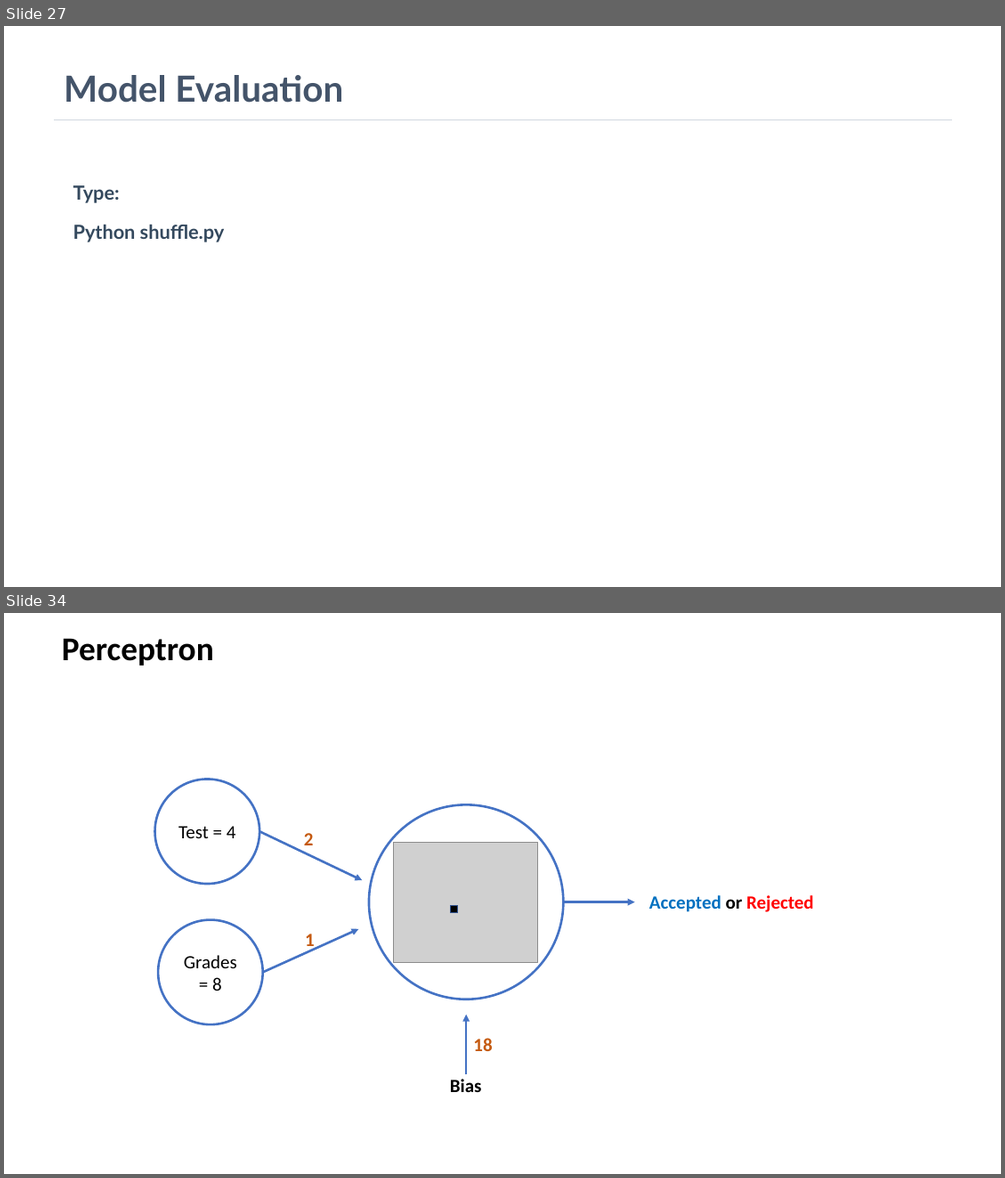
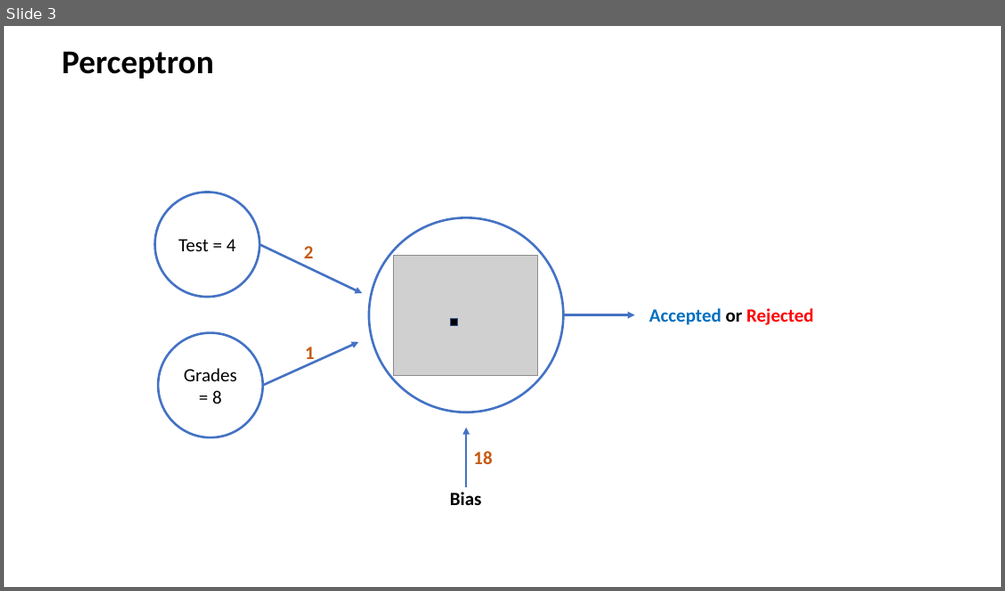
Before and after one commit to humayun/dl-dataday-workshop, a slide deck: DataDay_Workshop.pptx. Shown one above the other, each under a label of ours: slides 27 and 34 before the commit, slide 3 after it; the slides between them are not shown. The pictures are 1005x1178 and 1005x591 pixels, drawn with LibreOffice and Linux fonts; fonts in the diff are those of the drawing; grey boxes stand for pictures. Boxes give left, top, right and bottom in pixels: in the first picture for what was removed or moved away, otherwise in the second. Text is boxed around its words. In the diff, an @@ line names an element or a change of style, - is before the commit and + after.

```diff
--- a/DataDay_Workshop.pptx
+++ b/DataDay_Workshop.pptx
@@ slide 27 removed at bbox=[4, 26, 1001, 587], background #FFFFFF @@
@@ title removed at bbox=[64, 75, 343, 103] @@
-Model Evaluation
@@ line removed from (54, 120) to (952, 120) @@
@@ text removed at bbox=[73, 185, 225, 242] @@
-Type:
-Python shuffle.py
@@ what was slide 34 is now slide 3 @@
```
Also in this commit, not shown: 1 slide added, 31 other slides removed, 12 other files.
